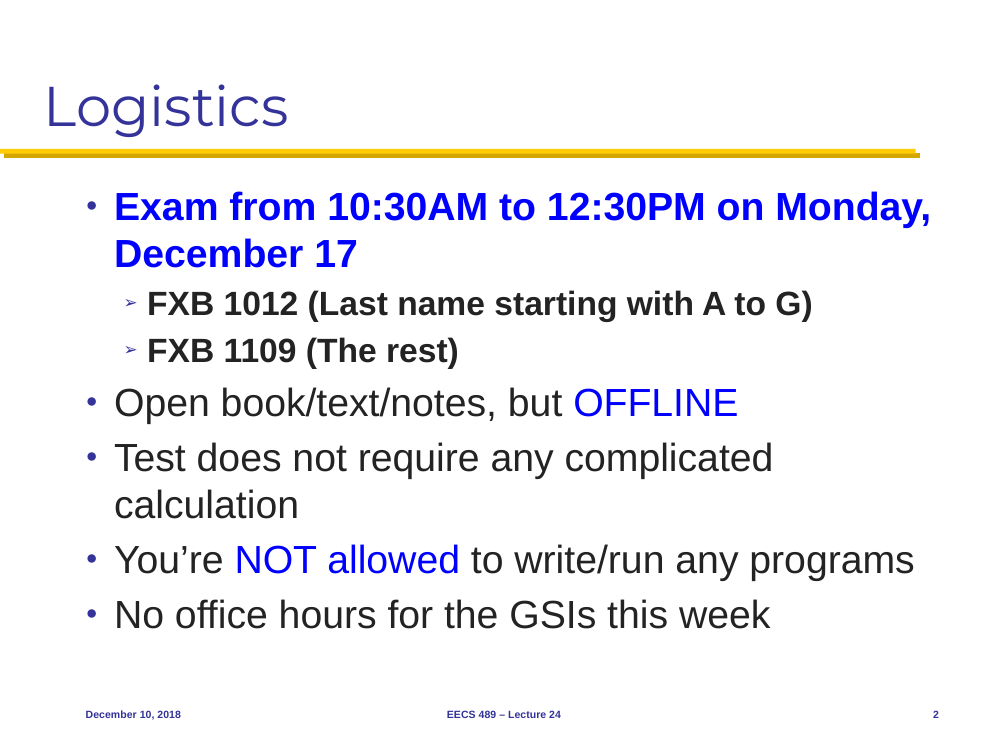
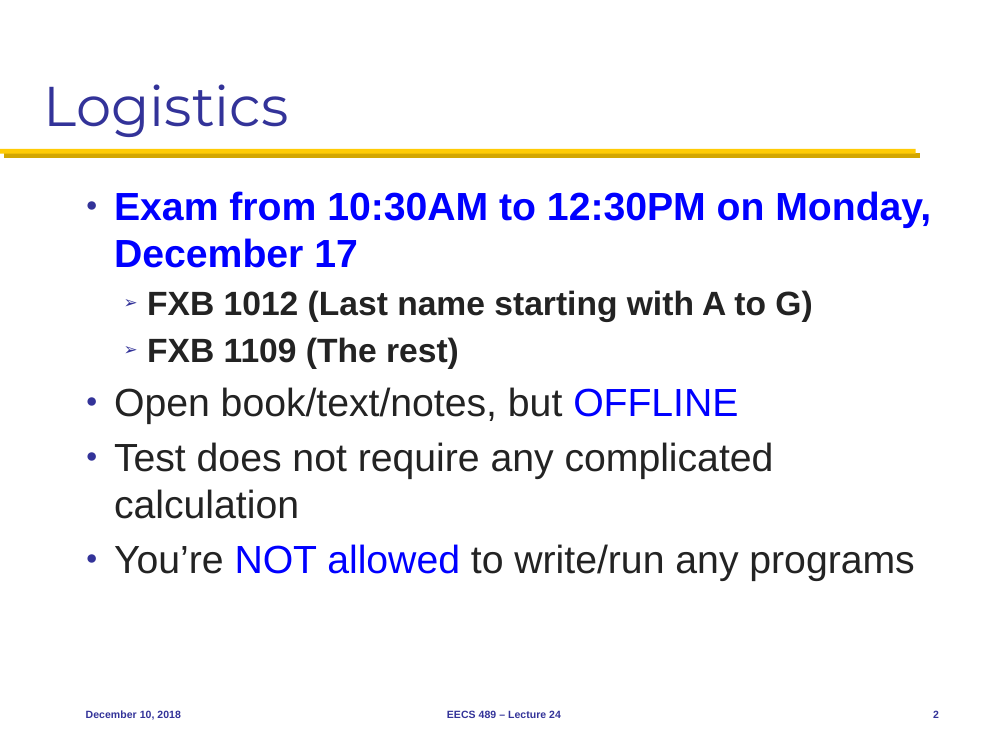
Before and after one commit to mosharaf/eecs489, a slide deck: slide 2 of Slides/121018.pptx. Drawn at 1008x756 pixels with LibreOffice and Linux fonts; fonts in the diff are those of the drawing. Boxes give left, top, right and bottom in pixels: in the first picture for what was removed or moved away, otherwise in the second. Text is boxed around its words. In the diff, an @@ line names an element or a change of style, - is before the commit and + after.

```diff
--- a/Slides/121018.pptx
+++ b/Slides/121018.pptx
@@ text at (114,599,770,629): paragraph removed @@
-● No office hours for the GSIs this week
```
Also in this commit, not shown: 5 other slides changed, 1 slide added, 1 slide removed.
